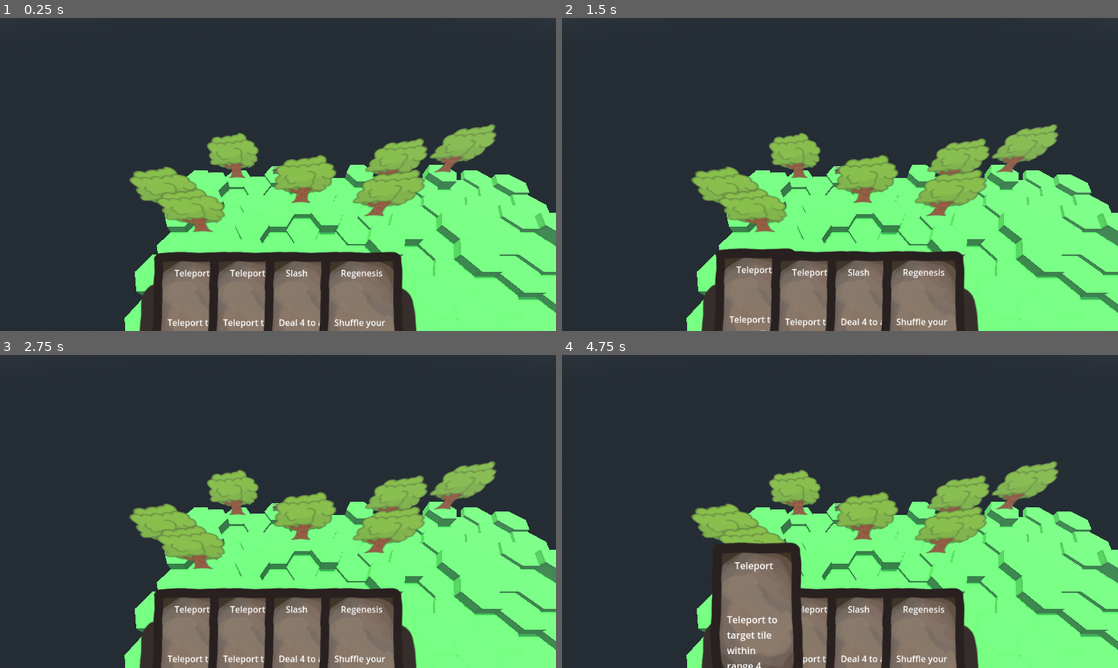
Above: before the commit, frames 1-4 (two rows, left to right).
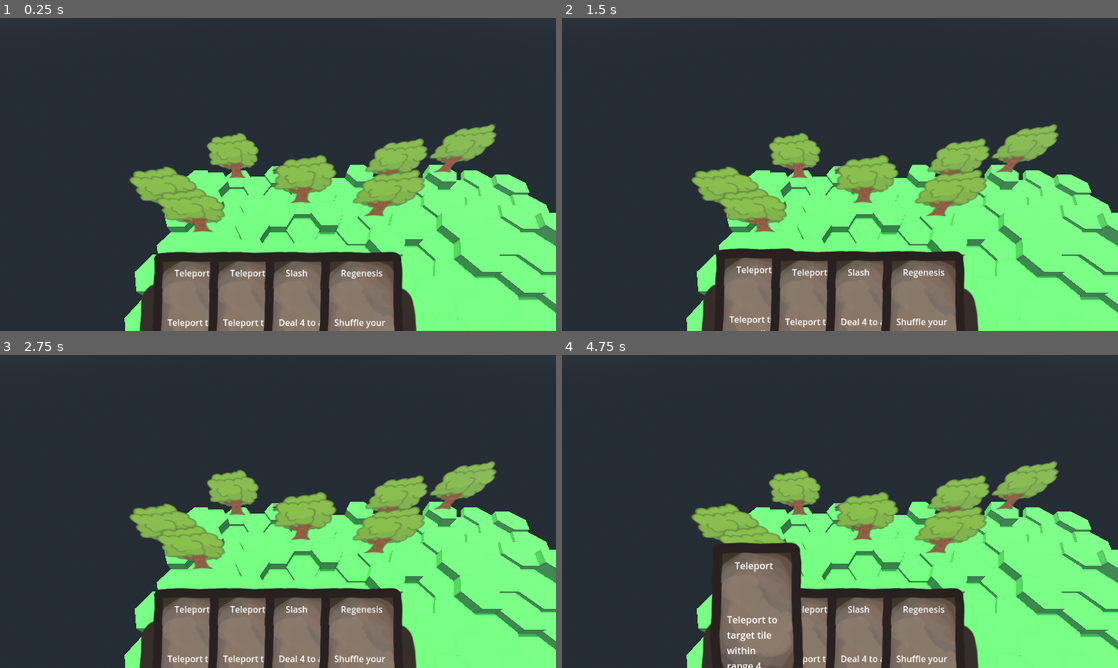
Above: after the commit, the same moments.

Repository: Boyquotes/nomad-realms-expeditions
Game: Godot game, scene res://NREGameContext.tscn
Same seed, same stepped clock (60 frames per second), same inputs: the game is played once before the commit and once after it.
Inputs (mouse positions are in pixels of both pictures, inside the frame that each line leads up to):
- Up to frame 1 (0.25 s): no input
- Up to frame 2 (1.5 s): drag from (840, 136) to (756, 315) at 0.52 s; drag from (728, 190) to (840, 136) at 1.27 s
- Up to frame 3 (2.75 s): tap Enter at 2 s; move the mouse to (333, 442) at 2.02 s; hold Middle mouse button (rotate_camera) from 2.03 s (still down); click (333, 442) at 2.1 s
- Up to frame 4 (4.75 s): release Middle mouse button (rotate_camera) at 2.75 s; tap Space at 2.75, 4.25 s; drag from (812, 574) to (840, 489) at 2.77 s; tap Enter at 3.5 s; move the mouse to (1006, 558) at 3.52 s; hold Middle mouse button (rotate_camera) 3.53-4.25 s; click (1006, 558) at 3.6 s; drag from (673, 464) to (756, 652) at 4.27 s

The runs differ from the first frame. In frame 1, less than 0.1% of the frame differs, in the area x 24-100%, y 43-88%; in frame 2, less than 0.1%; in frame 3, less than 0.1%; in frame 4, less than 0.1%.

Commit message:
Improve camera movement

Diff:
--- a/CameraPivot.gd
+++ b/CameraPivot.gd
@@ -1,6 +1,6 @@
 extends Marker3D
 
-@export var lerpSpeed: = .8
+@export var lerpSpeed: = 1
 
 @onready var nomad: Node3D = $"../Actors/Nomad"
 @onready var camera_target: Node3D = $"../Actors/Nomad/CameraTargetPivot/CameraTarget"
@@ -15,4 +15,4 @@
 	position = position + (target_pos - position) * lerpSpeed
 
 #	look_at(nomad.position, Vector3.UP)
-	rotation = Quaternion(basis).slerp(Quaternion(camera_target.global_transform.basis), .9).get_euler()
+	rotation = camera_target.global_rotation
--- a/Scenes/Model/GameObject/CameraTargetPivot.gd
+++ b/Scenes/Model/GameObject/CameraTargetPivot.gd
@@ -2,21 +2,36 @@
 
 # TODO: Extract all sensitivity to a settings class
 @export var mouse_sensitivity: = 0.15
-@export var scroll_sensitivity: = 2
+@export var scroll_sensitivity: = 1
+@export var damping = 0.3
 
 @onready var camera_target: Node3D = $CameraTarget
+
+var scroll_velocity: float
+var rotation_x_velocity: float
+var rotation_y_velocity: float
+
+func _process(delta):
+	camera_target.position.z *= pow(0.9, scroll_velocity)
+	camera_target.position.z = clamp(camera_target.position.z, 5, 20)
+
+	rotation.x += rotation_x_velocity
+	rotation.x = clamp(rotation.x, -deg_to_rad(60), -deg_to_rad(10))
+	rotation.y += rotation_y_velocity
+
+	scroll_velocity *= 1 - damping
+	rotation_x_velocity *= 1 - damping
+	rotation_y_velocity *= 1 - damping
 
 func _input(event: InputEvent) -> void:
 	if event is InputEventMouseButton:
 		if event.is_pressed():
 			# zoom in
 			if event.button_index == MOUSE_BUTTON_WHEEL_UP:
-				camera_target.position.z *= pow(0.9, scroll_sensitivity)
+				scroll_velocity = scroll_sensitivity
 			# zoom out
 			if event.button_index == MOUSE_BUTTON_WHEEL_DOWN:
-				camera_target.position.z *= 1 / pow(0.9, scroll_sensitivity)
-			camera_target.position.z = clamp(camera_target.position.z, 5, 20)
+				scroll_velocity = -scroll_sensitivity
 	elif event is InputEventMouseMotion and Input.is_action_pressed("rotate_camera"):
-		rotation.x += deg_to_rad(-event.relative.y * mouse_sensitivity)
-		rotation.x = clamp(rotation.x, -deg_to_rad(60), -deg_to_rad(10))
-		rotation.y += deg_to_rad(-event.relative.x * mouse_sensitivity)
+		rotation_x_velocity += deg_to_rad(-event.relative.y * mouse_sensitivity)
+		rotation_y_velocity += deg_to_rad(-event.relative.x * mouse_sensitivity)
--- a/Scenes/Model/GameObject/Nomad.gd
+++ b/Scenes/Model/GameObject/Nomad.gd
@@ -2,11 +2,20 @@
 class_name Nomad
 
 @export var card_scene: PackedScene
+
+@onready var camera_target_pivot = $CameraTargetPivot
 
 # Called when the node enters the scene tree for the first time.
 func _ready() -> void:
 	card_dashboard.hand = [GameCards.TELEPORT, GameCards.TELEPORT, GameCards.SLASH, GameCards.REGENESIS]
 #	card_dashboard.hand = ["Test card 1"]
 
-func update() -> void:
-	pass
+func _process(_delta: float) -> void:
+	camera_target_pivot.position = camera_target_pivot.position * 0.9
+	if camera_target_pivot.position.length_squared() < 0.0001:
+		camera_target_pivot.position = Vector3.ZERO
+
+func set_coordinates(c: Vector2i) -> void:
+	var prev_cam_target_pos = camera_target_pivot.global_position
+	super.set_coordinates(c)
+	camera_target_pivot.global_position = prev_cam_target_pos
--- a/Scenes/UI/UICardDashboard.gd
+++ b/Scenes/UI/UICardDashboard.gd
@@ -99,3 +99,4 @@
 	hovered_card = null
 	dragged_card = null
 	is_card_looking_for_target = false
+	reset_target_positions()
